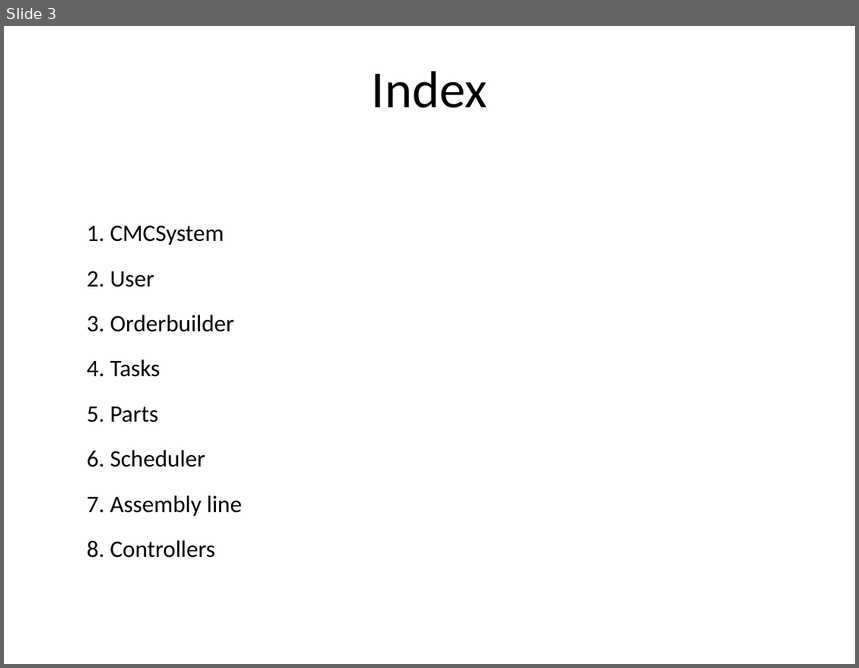
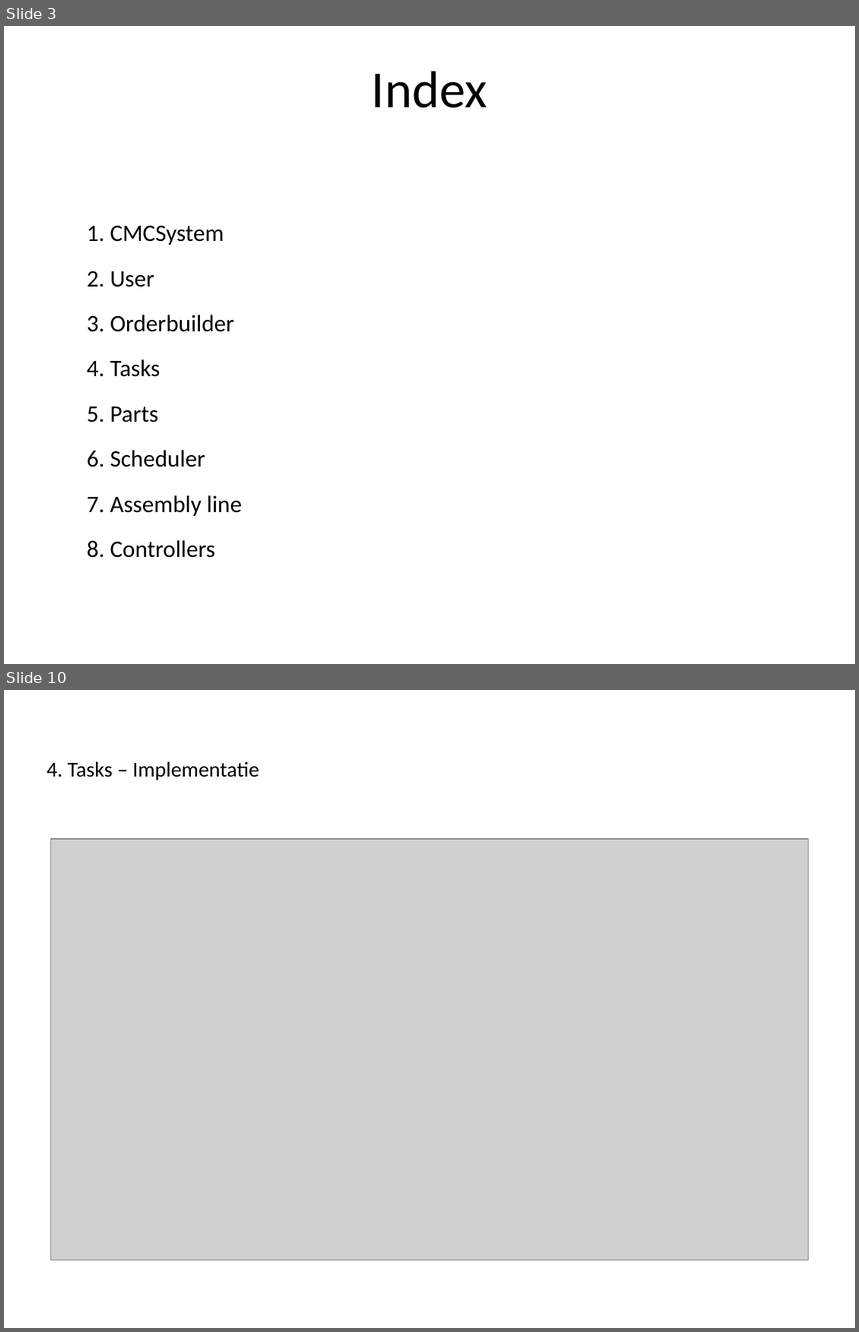
Before and after one commit to Novarg1/SWOP21, a slide deck: presentatie/Presentatie_Iteratie3.odp. Shown one above the other, each under a label of ours: slide 3 before the commit, slides 3 and 10 after it; the slides between them are not shown. The pictures are 859x668 and 859x1332 pixels, drawn with LibreOffice and Linux fonts; fonts in the diff are those of the drawing; grey boxes stand for pictures. Boxes give left, top, right and bottom in pixels: in the first picture for what was removed or moved away, otherwise in the second. Text is boxed around its words. In the diff, an @@ line names an element or a change of style, - is before the commit and + after.

```diff
--- a/presentatie/Presentatie_Iteratie3.odp
+++ b/presentatie/Presentatie_Iteratie3.odp
@@ slide 10 added at <box>4,690,855,1328</box>, background #FFFFFF @@
@@ title added at <box>47,761,259,780</box>, 18 pt, text #000000 @@
+4. Tasks – Implementatie
@@ picture added at <box>51,839,808,1260</box> @@
```
Also in this commit, not shown: 2 slides changed, 22 other slides added.
